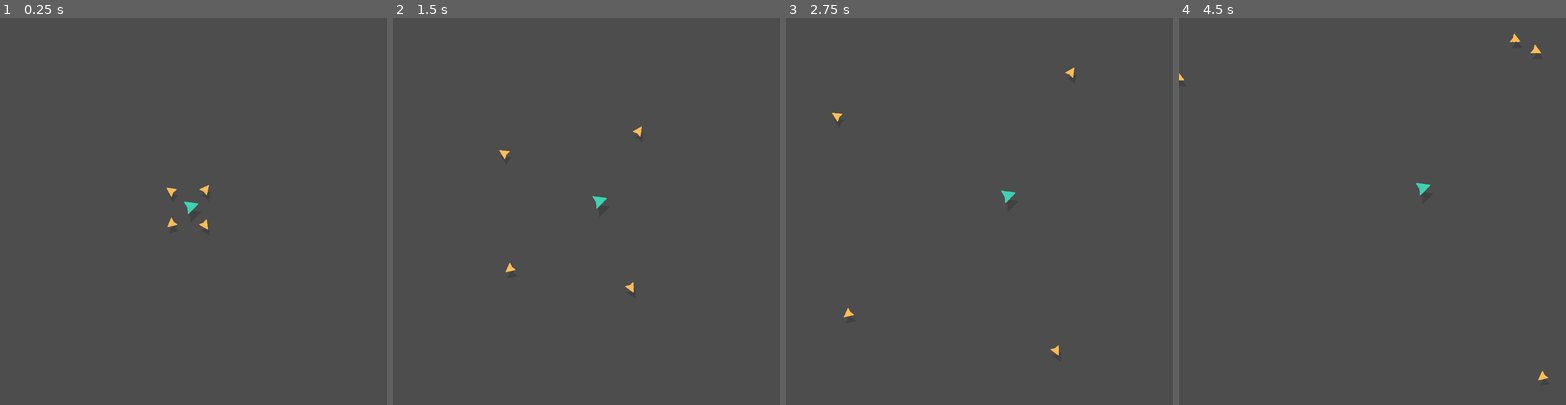
Above: before the commit, frames 1-4 (left to right).
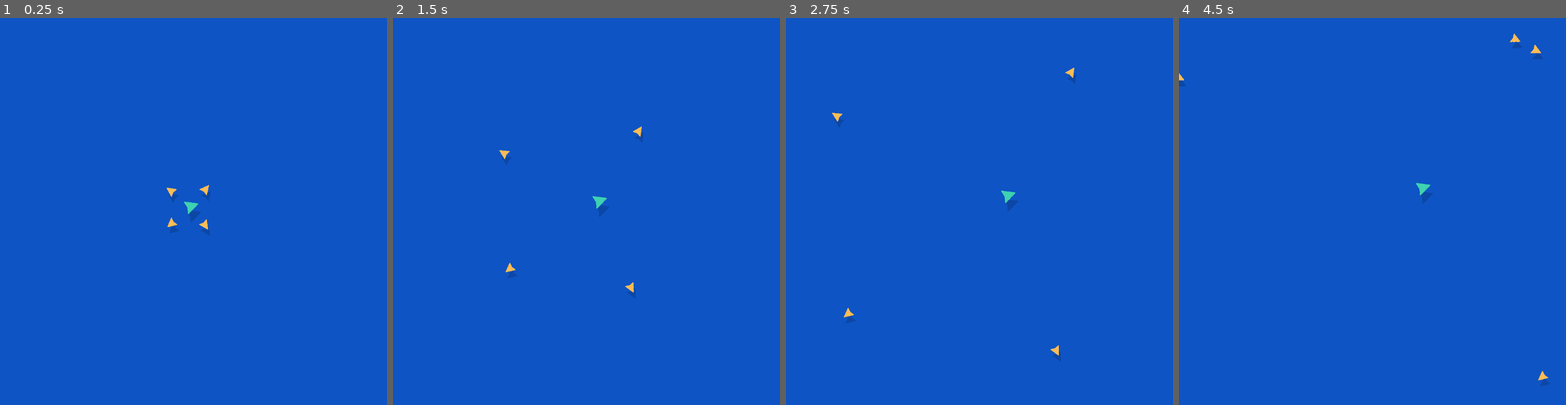
Above: after the commit, the same moments.

Repository: stefanhacks/goids
Game: Godot game, scene res://scenes/tests/test_predator_boid.tscn
The game is run twice, just before and just after one commit, with the same random seed, the same clock (stepped at 60 frames per second) and the same inputs. This scene is started directly instead of the project's main scene.
Inputs:
- Up to frame 1 (0.25 s): no input
- Up to frame 2 (1.5 s): no input
- Up to frame 3 (2.75 s): no input
- Up to frame 4 (4.5 s): no input

The runs differ from the first frame. In frame 1, 100% of the frame differs, in the area x 0-100%, y 0-100%; in frame 2, 100%; in frame 3, 100%; in frame 4, 100%.

Commit message:
Cleanup and export settings.

Diff:
--- a/project.godot
+++ b/project.godot
@@ -13,6 +13,7 @@
 config/name="Goids"
 run/main_scene="res://scenes/main.tscn"
 config/features=PackedStringArray("4.3", "GL Compatibility")
+boot_splash/bg_color=Color(0.054902, 0.329412, 0.768627, 1)
 config/icon="res://icon.svg"
 
 [display]
@@ -38,3 +39,4 @@
 textures/canvas_textures/default_texture_filter=3
 renderer/rendering_method="gl_compatibility"
 renderer/rendering_method.mobile="gl_compatibility"
+environment/defaults/default_clear_color=Color(0.054902, 0.329412, 0.768627, 1)
--- a/scenes/components/predator_boid.gd
+++ b/scenes/components/predator_boid.gd
@@ -52,7 +52,6 @@
 			return Vector2.ZERO
 
 		var target_index = randi_range(0, targets.size() - 1)
-		var size = targets.size()
 		target = targets[target_index]
 		target.targeted = true
 
Not shown, added: export_presets.cfg
